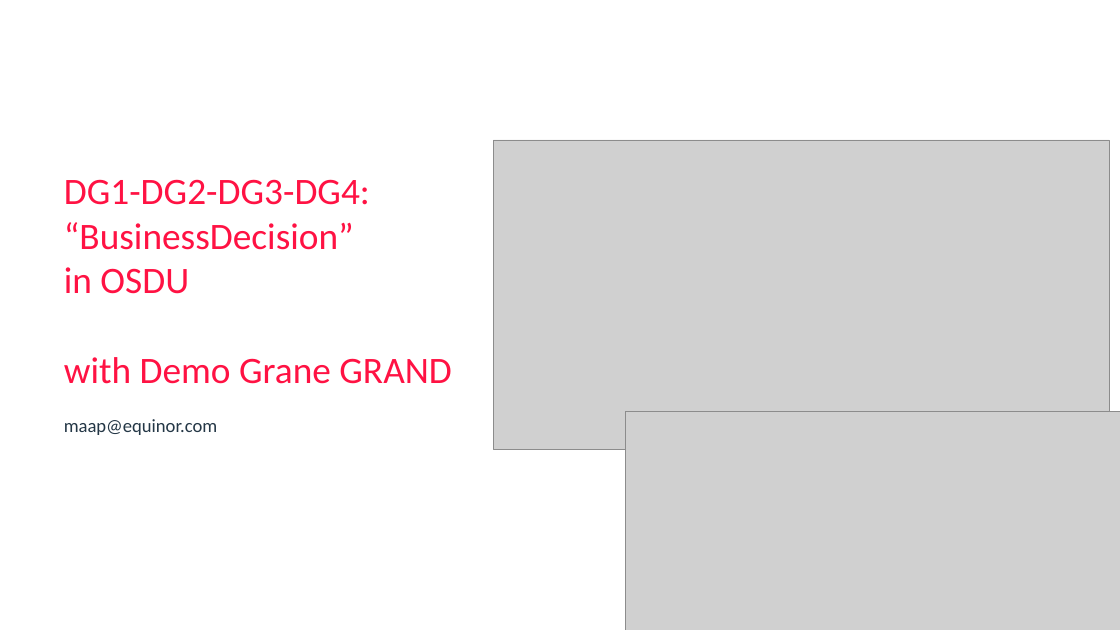
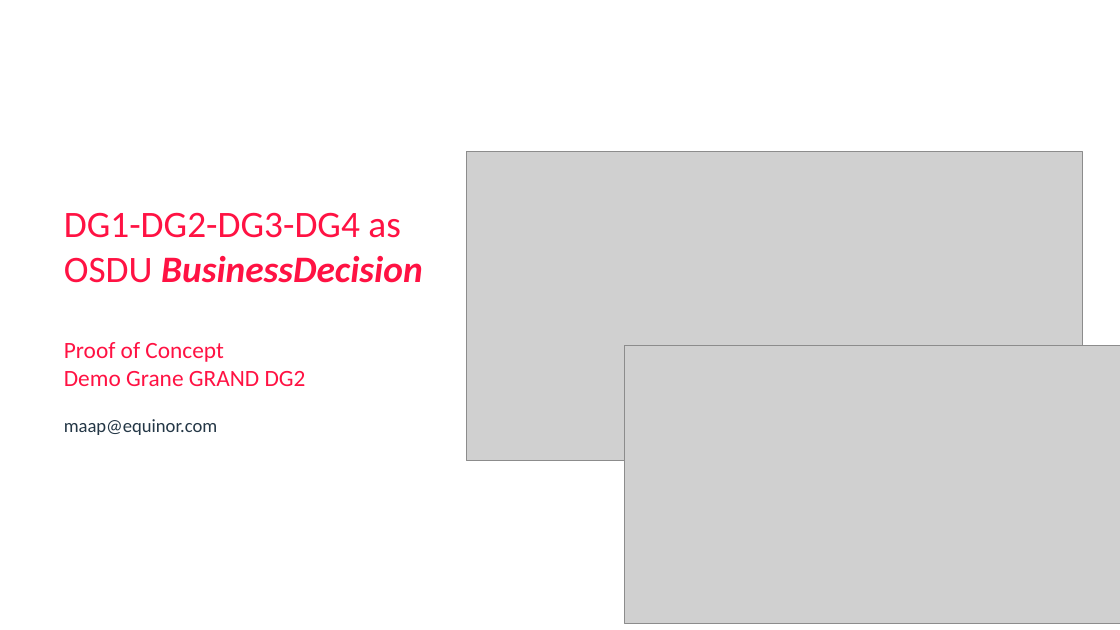
Before and after one commit to equinor/ores, a slide deck: slide 1 of demo/md/DG1–DG4 Decision Gates in OSDU.pptx. Drawn at 1120x630 pixels with LibreOffice and Linux fonts; fonts in the diff are those of the drawing; grey boxes stand for pictures; background and template pictures are left out. Boxes give left, top, right and bottom in pixels: in the first picture for what was removed or moved away, otherwise in the second. Text is boxed around its words. In the diff, an @@ line names an element or a change of style, - is before the commit and + after.

Commit message:
new file:   .venv/Scripts/pythonw.exe new file:   .venv/pyvenv.cfg modified:   "demo/md/DG1\342\200\223DG4 Decision Gates in OSDU.pptx" 	new file:   demo/md/DGDigest.md 	new file:   demo/md/FmuOsdu.md 	new file:   demo/py/bootcamprddms.ipynb 	new file:   demo/strat/ow_to_osdu_map.json

```diff
--- a/demo/md/DG1–DG4 Decision Gates in OSDU.pptx
+++ b/demo/md/DG1–DG4 Decision Gates in OSDU.pptx
@@ picture: place and size @@
-picture at (494,140,1110,450)
+picture at (466,151,1082,460)
@@ title at (64,212,422,386): text changed @@
-DG1-DG2-DG3-DG4:
-“BusinessDecision”
-in OSDU
-with Demo Grane GRAND
+DG1-DG2-DG3-DG4 as
+OSDU BusinessDecision
+Proof of Concept
+Demo Grane GRAND DG2
@@ picture: place and size @@
-picture at (626,411,1120,630)
+picture at (624,345,1120,623)
```
Also in this commit, not shown: 6 other slides changed, 4 slides removed, 4 other files.
